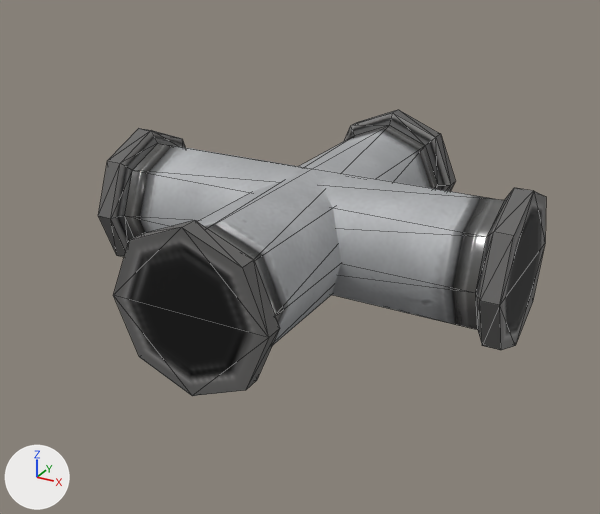
The glTF model startup/pkg/vaststars.resources/glb/pipe/pipe_X.glb, before and after one commit.
One viewpoint serves both versions: a 50 mm camera at (8.52, -16.11, 11.22) aimed at (-0.13, -0.38, 3.36). The axes (+X, +Y, +Z) are drawn at lower left. The lights are the same throughout. Mesh edges are drawn as thin lines. Vertices at the same position are counted once.

Names of what the first picture shows: 'zhuti.II.005'.
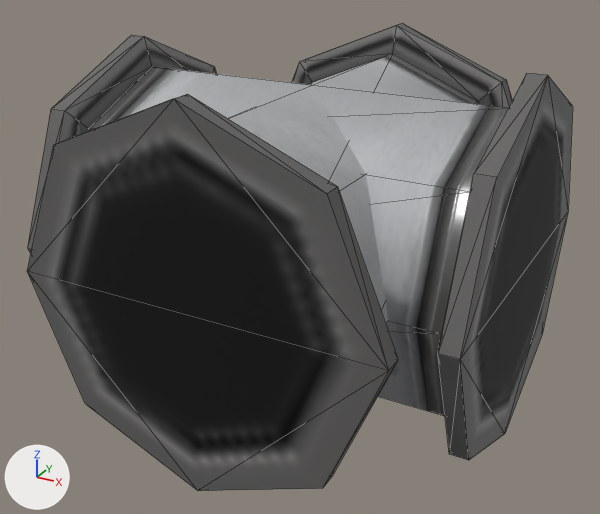
Where the change shows, as pixel boxes (x1, y1, x2, y2) in the pictures (600 x 514 px; the box of a moved part takes in the faces that stretch with it):
'zhuti.II.005', reshaped, turned
    before: (98, 110, 546, 396)
    after: (27, 23, 573, 491)
part 1 of me_zhuti_010, moved or reshaped
    before: (98, 128, 546, 350)
    after: (27, 23, 512, 491)
part 2 of me_zhuti_010, moved or reshaped
    before: (113, 110, 456, 396)
    after: (28, 35, 573, 460)

The change, as a list of edits to the scene's bpy script:
```text
Change me_zhuti_010:
    where me_zhuti_010.from_pydata(...)  # 96 vertices, 184 faces; spans x -5.0..5.0, y -5.0..5.0, z 2.19..5.75
    used by ob_zhuti_ii_005; location = (0.0, 0.0, 0.0); rotation_euler = (0.0, 0.0, -1.571), in degrees (0, 0, -90)
    me_zhuti_010 part 1: the loose piece of 48 vertices spanning x -1.78..1.78, y -5.0..5.0, z 2.19..5.75 is scaled about its middle by (2.3, 1, 2.3)
    me_zhuti_010 part 2: the loose piece of 48 vertices spanning x -5.0..5.0, y -1.78..1.78, z 2.19..5.75 is scaled about its middle by (-1, -2.3, 2.3)
Change ob_zhuti_ii_005:
    ob_zhuti_ii_005.rotation_euler: (0.0, 0.0, -1.571) -> (0.0, 0.0, -3.142)  # degrees (0, 0, -90) -> degrees (0, 0, -180)
```
